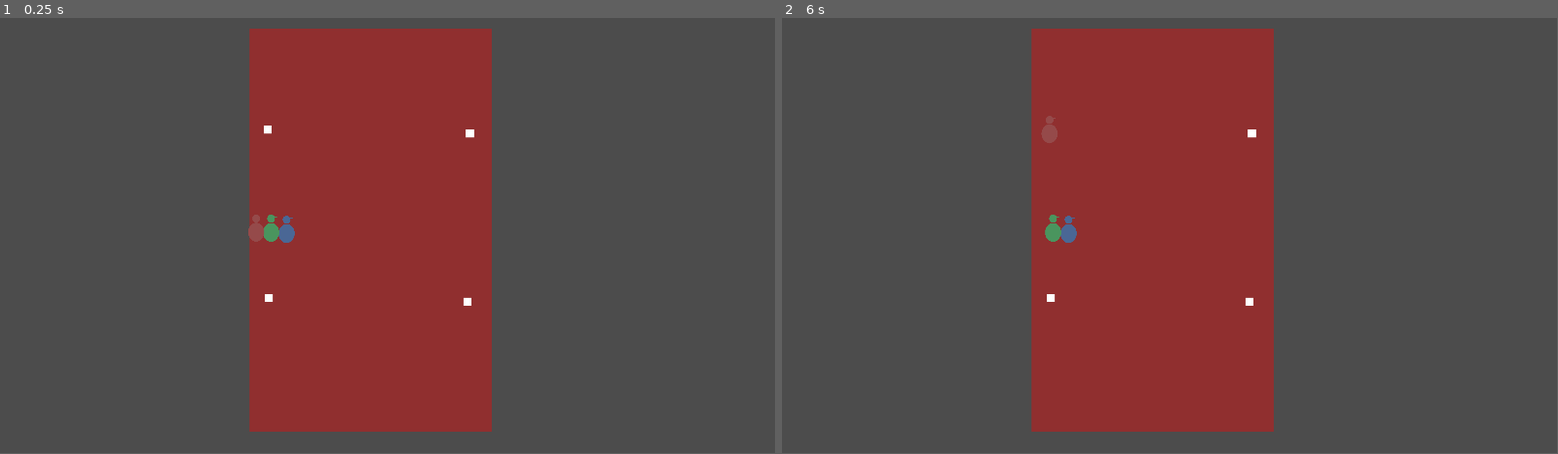
Above: before the commit, frames 1-2 (left to right).
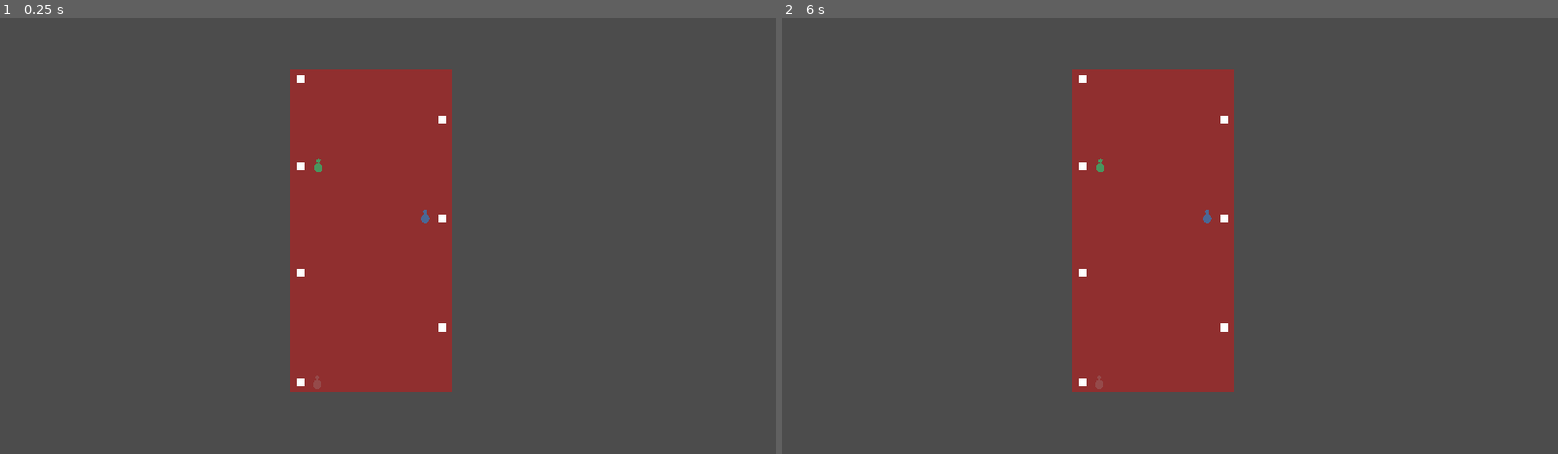
Above: after the commit, the same moments.

Repository: Bedwinnjamin/Rocket-Oblivion
Game: Godot game, scene res://entities/Game.tscn
The game is run twice, just before and just after one commit, with the same random seed, the same clock (stepped at 60 frames per second) and the same inputs. Before the commit the project has no main scene; this scene is started directly in both runs.
Inputs (mouse positions are in pixels of both pictures, inside the frame that each line leads up to):
- Up to frame 1 (0.25 s): no input
- Up to frame 2 (6 s): tap Enter at 0.5, 2, 3.5 s; move the mouse to (1053, 297) at 0.52 s; click (1053, 297) at 0.67 s; tap Space at 1.25, 2.75, 4.25 s; move the mouse to (1045, 131) at 1.27 s; click (1045, 131) at 1.42 s; move the mouse to (1255, 131) at 2.02 s; click (1255, 131) at 2.17 s; move the mouse to (1247, 301) at 2.77 s; click (1247, 301) at 2.92 s; move the mouse to (1069, 227) at 3.52 s; click (1069, 227) at 3.67 s; move the mouse to (1053, 227) at 4.27 s; click (1053, 227) at 4.42 s; move the mouse to (1038, 227) at 5.02 s; click (1038, 227) at 5.17 s; move the mouse to (1053, 127) at 5.77 s; click (1053, 127) at 5.92 s
In our replay, the window is 799x449 before the commit and 800x450 after it. These sizes can differ from the game's own. Grey fills any space a smaller window leaves; there, only what the larger window draws over its background counts as a difference.

The runs differ from the first frame. In frame 1, 14% of the frame differs, in the area x 32-64%, y 2-95%; in frame 2, 14%.

Commit message:
Path-finding script done

Diff:
--- a/entities/crew/Crew.gd
+++ b/entities/crew/Crew.gd
@@ -6,7 +6,11 @@
 
 export (int) var crewmember
 
+var speed = .1
 var station = -1
+var is_moving = false
+var destX
+var destY
 
 # Called when the node enters the scene tree for the first time.
 func _ready():
@@ -18,10 +22,60 @@
 func _leaving_station():
 	emit_signal("stop_work", station)
 
-func _go_to_station(station_position):
-	self.position = station_position
-	#Path Find here
+func _go_to_station(station_position, station_id):
 
+	station = station_id
+	destX = station_position[0]
+	destY = station_position[1]
+	is_moving = true
+#	self.position = station_position
+#	# Check if we're not on the right floor
+#	if (self.position[0] != station_position[1]):
+#		# Check if we're not on the ladder
+#		if (self.position[1] != 150):
+#			pass
+	print(station_position)
+
+func _process(delta):
+
+	if (is_moving):
+		# If not on correct floor, move to ladder
+		if (self.position[1] != destY):
+			if self.position[0] != 0:
+				_move_toward_ladder()
+			else:
+				_move_toward_floor()
+		elif (self.position[0] != destX):
+			_move_toward_dest()
+		else:
+			is_moving = false
+			_work_station()
+
+	pass
+
+func _move_toward_ladder():
+	if self.position[0] > speed:
+		self.position[0] -= speed
+	elif self.position[0] < -speed:
+		self.position[0] += speed
+	else:
+		self.position[0] = 0
+
+func _move_toward_floor():
+	if self.position[1] > destY + speed:
+		self.position[1] -= speed
+	elif self.position[1] < destY - speed:
+		self.position[1] += speed
+	else:
+		self.position[1] = destY
+
+func _move_toward_dest():
+	if self.position[0] > destX + speed:
+		self.position[0] -= speed
+	elif self.position[0] < destX - speed:
+		self.position[0] += speed
+	else:
+		self.position[0] = destX
 
 # Check to see if the crew is LEFT CLICKED
 func _on_Area2D_input_event(viewport, event, shape_idx):
--- a/entities/crew/Crew.tscn
+++ b/entities/crew/Crew.tscn
@@ -1,12 +1,13 @@
-[gd_scene load_steps=4 format=2]
+[gd_scene load_steps=5 format=2]
 
 [ext_resource path="res://entities/crew/Crew.gd" type="Script" id=1]
+[ext_resource path="res://assets/sprites/player_blue.png" type="Texture" id=2]
 
 [sub_resource type="PrismMesh" id=1]
 size = Vector3( 15, 15, 15 )
 
 [sub_resource type="RectangleShape2D" id=2]
-extents = Vector2( 14, 13 )
+extents = Vector2( 25.4434, 32.5192 )
 
 [node name="Crew" type="Node2D" groups=[
 "crew",
@@ -24,6 +25,7 @@
 shape = SubResource( 2 )
 
 [node name="Sprite" type="Sprite" parent="Area2D"]
-scale = Vector2( 0.1, 0.1 )
+scale = Vector2( 0.05, 0.05 )
+texture = ExtResource( 2 )
 [connection signal="area_entered" from="Area2D" to="." method="_on_Area2D_area_entered"]
 [connection signal="input_event" from="Area2D" to="." method="_on_Area2D_input_event"]
--- a/entities/ship/Ship.gd
+++ b/entities/ship/Ship.gd
@@ -2,7 +2,7 @@
 
 signal deselect
 
-
+var crew_stations = [-1,-1,-1]
 var selected_crew
 
 # Called when the node enters the scene tree for the first time.
@@ -31,7 +31,7 @@
 		if selected_crew == null:
 			pass
 		elif selected_crew.station != current_node.station_id:
-			selected_crew._go_to_station(current_node.position)
+			selected_crew._go_to_station(current_node.position, current_node.station_id)
 			selected_crew = null
 		else:
 			pass
--- a/entities/ship/Ship.tscn
+++ b/entities/ship/Ship.tscn
@@ -1,10 +1,9 @@
-[gd_scene load_steps=8 format=2]
+[gd_scene load_steps=7 format=2]
 
 [ext_resource path="res://entities/station/Station.tscn" type="PackedScene" id=1]
 [ext_resource path="res://entities/crew/Crew.tscn" type="PackedScene" id=2]
 [ext_resource path="res://entities/ship/Ship.gd" type="Script" id=3]
 [ext_resource path="res://assets/sprites/player_green.png" type="Texture" id=4]
-[ext_resource path="res://assets/sprites/player_blue.png" type="Texture" id=5]
 [ext_resource path="res://assets/sprites/player_red.png" type="Texture" id=6]
 
 [sub_resource type="CubeMesh" id=1]
@@ -14,45 +13,58 @@
 
 [node name="MeshInstance2D" type="MeshInstance2D" parent="."]
 modulate = Color( 0.568627, 0.188235, 0.188235, 1 )
-scale = Vector2( 300, 500 )
+scale = Vector2( 200, 400 )
 mesh = SubResource( 1 )
 
 [node name="Stations" type="Node2D" parent="."]
 
 [node name="Station1" parent="Stations" instance=ExtResource( 1 )]
-position = Vector2( -252.594, 168.593 )
+position = Vector2( -145, -375 )
+rotation = 3.14159
 station_id = 1
 
 [node name="Station2" parent="Stations" instance=ExtResource( 1 )]
-position = Vector2( -255.8, -250.127 )
+position = Vector2( 145, -275 )
 station_id = 2
 
 [node name="Station3" parent="Stations" instance=ExtResource( 1 )]
-position = Vector2( 245.2, -240.636 )
+position = Vector2( -145, -160 )
+rotation = 3.14159
 station_id = 3
 
 [node name="Station4" parent="Stations" instance=ExtResource( 1 )]
-position = Vector2( 239.81, 177.751 )
+position = Vector2( 145, -30 )
 station_id = 4
+
+[node name="Station5" parent="Stations" instance=ExtResource( 1 )]
+position = Vector2( -145, 105 )
+rotation = 3.14159
+station_id = 5
+
+[node name="Station6" parent="Stations" instance=ExtResource( 1 )]
+position = Vector2( 145, 240 )
+station_id = 6
+
+[node name="Station7" parent="Stations" instance=ExtResource( 1 )]
+position = Vector2( -145, 375 )
+rotation = 3.14159
+station_id = 7
 
 [node name="Crew_Members" type="Node2D" parent="."]
 
 [node name="Crew1" parent="Crew_Members" instance=ExtResource( 2 )]
-position = Vector2( -208.644, -2.21964 )
+position = Vector2( 133.597, -35.1549 )
 crewmember = 1
 
-[node name="Sprite" parent="Crew_Members/Crew1/Area2D" index="2"]
-texture = ExtResource( 5 )
-
 [node name="Crew2" parent="Crew_Members" instance=ExtResource( 2 )]
-position = Vector2( -246.932, -4.99414 )
+position = Vector2( -130.942, -161.079 )
 crewmember = 2
 
 [node name="Sprite" parent="Crew_Members/Crew2/Area2D" index="2"]
 texture = ExtResource( 4 )
 
 [node name="Crew3" parent="Crew_Members" instance=ExtResource( 2 )]
-position = Vector2( -284.111, -5.54904 )
+position = Vector2( -133.754, 375.355 )
 crewmember = 3
 
 [node name="Sprite" parent="Crew_Members/Crew3/Area2D" index="2"]
--- a/entities/station/Station.tscn
+++ b/entities/station/Station.tscn
@@ -6,7 +6,7 @@
 size = Vector3( 20, 20, 20 )
 
 [sub_resource type="RectangleShape2D" id=2]
-extents = Vector2( 15, 15 )
+extents = Vector2( 24.4334, 22.95 )
 
 [node name="Station" type="Node2D" groups=[
 "station",
@@ -16,8 +16,10 @@
 [node name="Area2D" type="Area2D" parent="."]
 
 [node name="MeshInstance2D" type="MeshInstance2D" parent="Area2D"]
+position = Vector2( 30, 0 )
 mesh = SubResource( 1 )
 
 [node name="CollisionShape2D" type="CollisionShape2D" parent="Area2D"]
+position = Vector2( 38.4076, 0.811657 )
 shape = SubResource( 2 )
 [connection signal="input_event" from="Area2D" to="." method="_on_Area2D_input_event"]
--- a/project.godot
+++ b/project.godot
@@ -16,6 +16,7 @@
 [application]
 
 config/name="Game Jam Game"
+run/main_scene="res://entities/Game.tscn"
 config/icon="res://icon.png"
 
 [display]
@@ -23,6 +24,8 @@
 window/size/width=1920
 window/size/height=1080
 window/vsync/use_vsync=false
+window/stretch/mode="2d"
+window/stretch/aspect="keep"
 
 [rendering]
 
